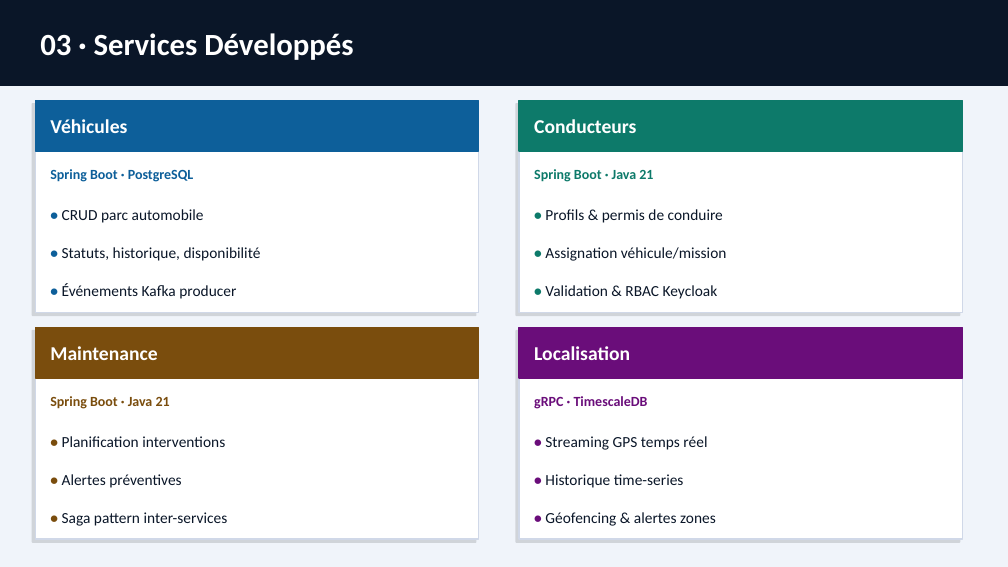
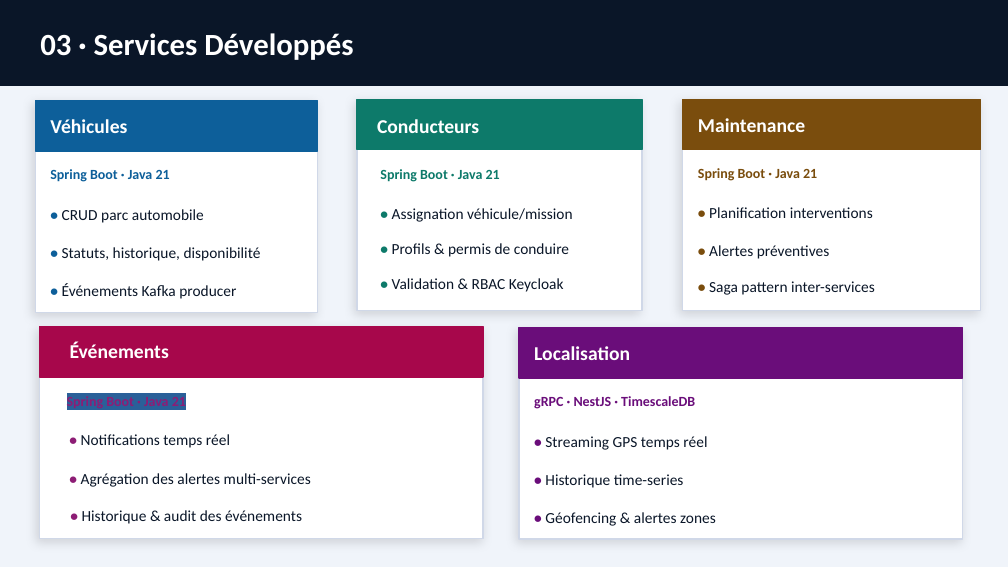
Before and after one commit to M1-ROUEN-GIL/archi-distrib-flotte-vehicules, a slide deck: slide 5 of docs/presentation/presentation.odp. Drawn at 1008x567 pixels with LibreOffice and Linux fonts; fonts in the diff are those of the drawing. Boxes give left, top, right and bottom in pixels: in the first picture for what was removed or moved away, otherwise in the second. Text is boxed around its words. In the diff, an @@ line names an element or a change of style, - is before the commit and + after.

Commit message:
maj presentation

```diff
--- a/docs/presentation/presentation.odp
+++ b/docs/presentation/presentation.odp
@@ rectangle: place and size @@
-rectangle at box(35, 101, 479, 312)
+rectangle at box(35, 101, 318, 312)
@@ rectangle: place and size @@
-rectangle at box(35, 101, 479, 151)
+rectangle at box(35, 101, 318, 151)
@@ rectangle: place and size @@
-rectangle at box(519, 101, 963, 312)
+rectangle at box(357, 99, 641, 310)
@@ rectangle: place and size @@
-rectangle at box(519, 101, 963, 151)
+rectangle at box(357, 99, 641, 149)
@@ text "Conducteurs": place and size @@
-text "Conducteurs" at box(534, 119, 636, 133)
+text "Conducteurs" at box(377, 119, 479, 133)
@@ rectangle: place and size @@
-rectangle at box(35, 328, 479, 378)
+rectangle at box(682, 99, 980, 149)
@@ rectangle added at box(682, 99, 980, 310), fill #FFFFFF, outline #D0D8E8 0.99 pt @@
@@ text at box(50, 169, 170, 182): text changed @@
-Spring Boot · PostgreSQL
+Spring Boot · Java 21
@@ text "Spring Boot · Java 21": place and size @@
-text "Spring Boot · Java 21" at box(534, 169, 653, 182)
+text "Spring Boot · Java 21" at box(380, 169, 500, 182)
@@ text "• CRUD parc automobile" at box(62, 209, 204, 223): rotation 0 to 359 degrees @@
@@ text "• Assignation véhicule/mission": place and size @@
-text "• Assignation véhicule/mission" at box(545, 247, 727, 261)
+text "• Assignation véhicule/mission" at box(392, 208, 573, 222)
@@ text "• Profils & permis de ...": place and size @@
-text "• Profils & permis de ..." at box(545, 209, 723, 223)
+text "• Profils & permis de ..." at box(392, 243, 569, 257)
@@ text "• Validation & RBAC Keycloak": place and size @@
-text "• Validation & RBAC Keycloak" at box(545, 285, 718, 299)
+text "• Validation & RBAC Keycloak" at box(392, 278, 564, 292)
@@ 5 texts: place and size @@
-5 texts at box(50, 346, 228, 526)
+5 texts at box(698, 118, 875, 295)
@@ shadow changed in 4 elements at box(519, 328, 963, 539), box(35, 101, 318, 312), box(357, 99, 641, 310), box(39, 327, 483, 538) @@
@@ rectangle: place and size @@
-rectangle at box(35, 328, 479, 539)
+rectangle at box(39, 327, 483, 538)
@@ rectangle added at box(39, 327, 483, 377), fill #A7074B, outline #A7074B 0.99 pt @@
@@ text added at box(70, 341, 169, 358), 14 pt, text #FFFFFF, bold @@
+Événements
@@ text added at box(67, 396, 186, 408), 10 pt, text #8D1D75, bold @@
+Spring Boot · Java 21
@@ text at box(534, 396, 695, 409): text changed @@
-gRPC · TimescaleDB
+gRPC · NestJS · TimescaleDB
@@ text added at box(81, 434, 230, 448), 11 pt, text #0A1628 @@
+• Notifications temps réel
@@ text added at box(81, 473, 311, 487), 11 pt, text #0A1628 @@
+• Agrégation des alertes multi-services
@@ text added at box(82, 510, 302, 524), 11 pt, text #0A1628 @@
+• Historique & audit des événements
```
Also in this commit, not shown: 8 other slides changed, 2 other files.
